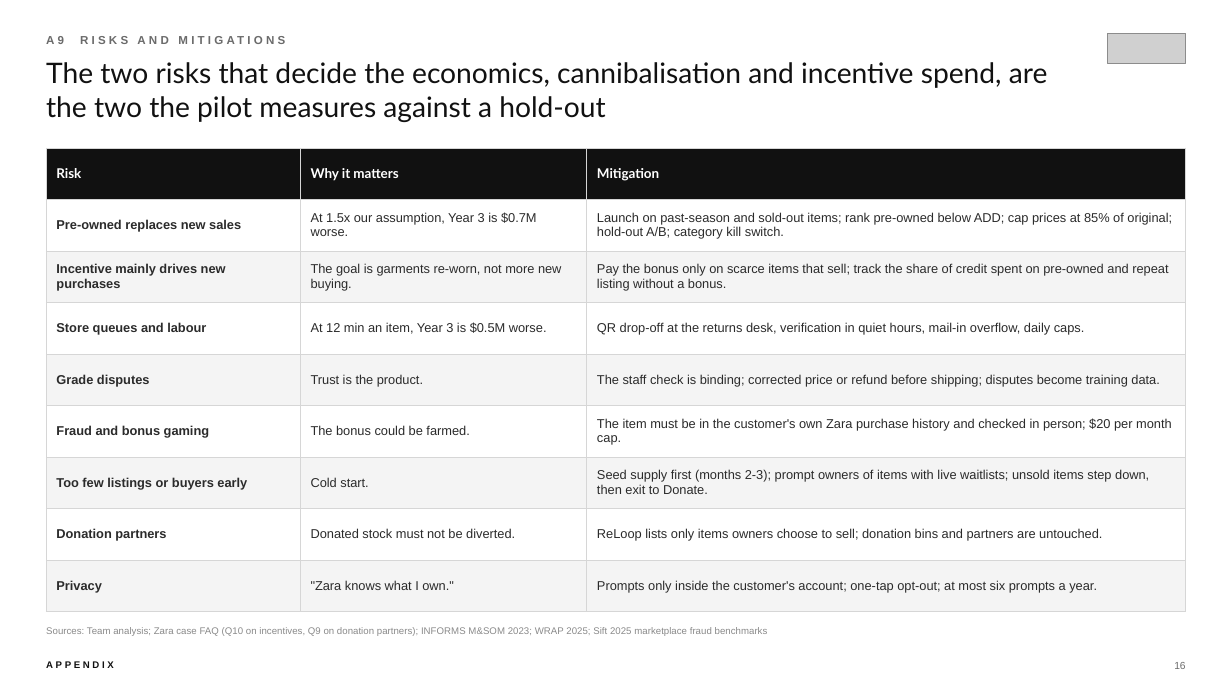
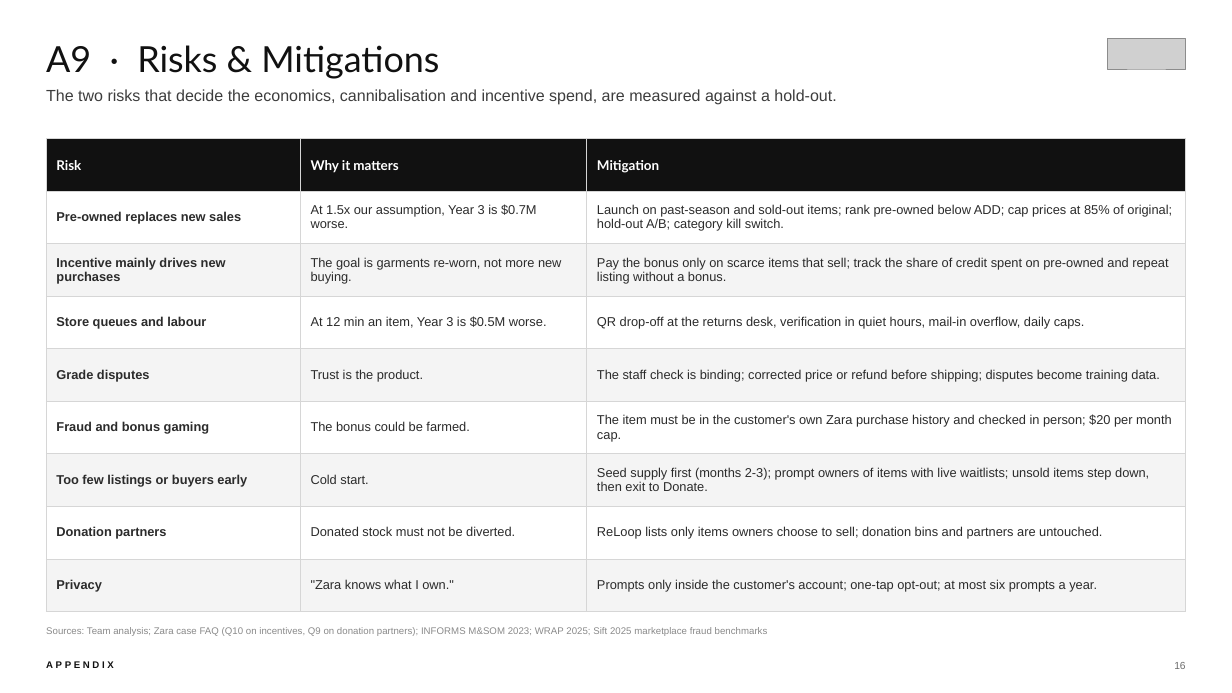
Before and after one commit to aryaKanna09/sparta-state-engine, a slide deck: slide 16 of zara-case-mockup/deck/ZARA_ReLoop_Deck.pptx. Drawn at 1232x693 pixels with LibreOffice and Linux fonts; fonts in the diff are those of the drawing; grey boxes stand for pictures. Boxes give left, top, right and bottom in pixels: in the first picture for what was removed or moved away, otherwise in the second. Text is boxed around its words. In the diff, an @@ line names an element or a change of style, - is before the commit and + after.

```diff
--- a/zara-case-mockup/deck/ZARA_ReLoop_Deck.pptx
+++ b/zara-case-mockup/deck/ZARA_ReLoop_Deck.pptx
@@ text "A9 · Risks & Mitigations" at (x1=46, y1=45, x2=439, y2=79): vertical alignment top to bottom @@
@@ text at (x1=46, y1=45, x2=439, y2=79): text changed; size 9 to 28 pt; font Arial to Lato; text colour #6B6B6B to #111111; bold off @@
-A9 RISKS AND MITIGATIONS
+A9 · Risks & Mitigations
@@ picture moved from (x1=1107, y1=33, x2=1186, y2=64) to (x1=1107, y1=39, x2=1186, y2=69) @@
@@ text at (x1=46, y1=89, x2=836, y2=105): text changed; size 22 to 12.5 pt; font Lato to Arial; text colour #111111 to #3D3D3D @@
-The two risks that decide the economics, cannibalisation and incentive spend, are the two the pilot measures against a hold-out
+The two risks that decide the economics, cannibalisation and incentive spend, are measured against a hold-out.
@@ table resized from (x1=46, y1=148, x2=1186, y2=596) to (x1=46, y1=139, x2=1186, y2=596) @@
```
Also in this commit, not shown: 17 other slides changed, 3 other files.
